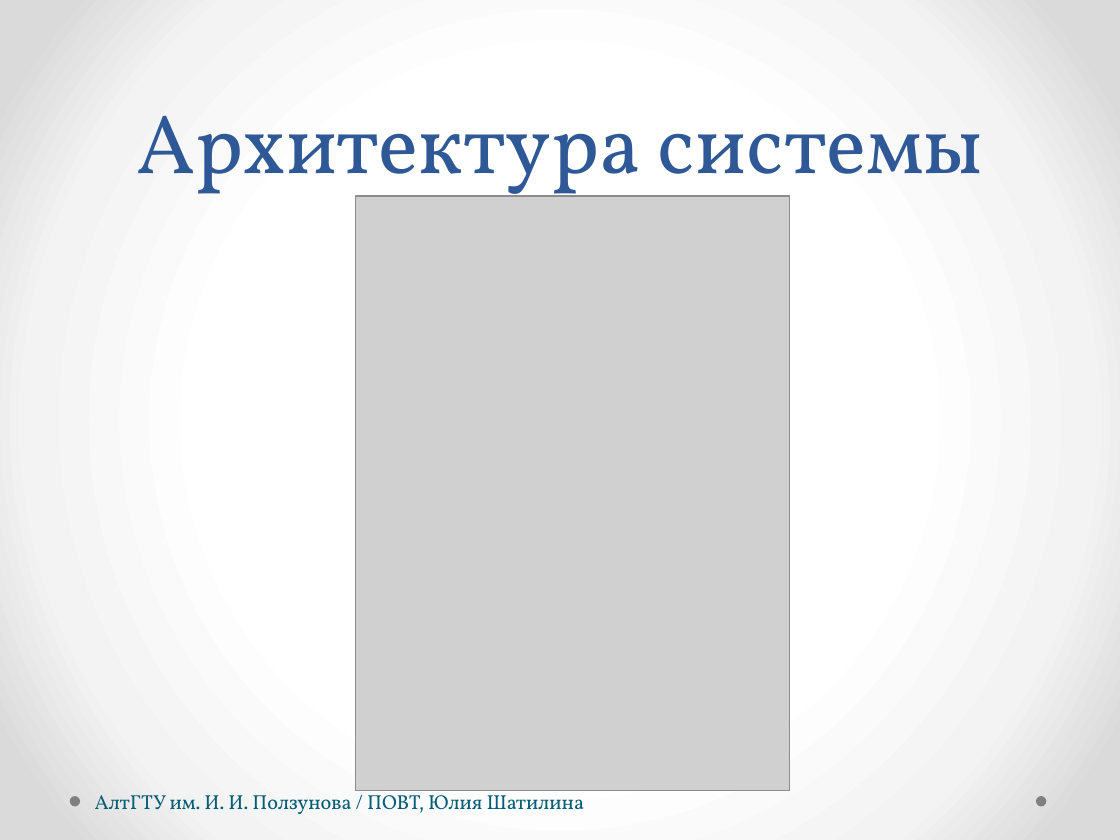
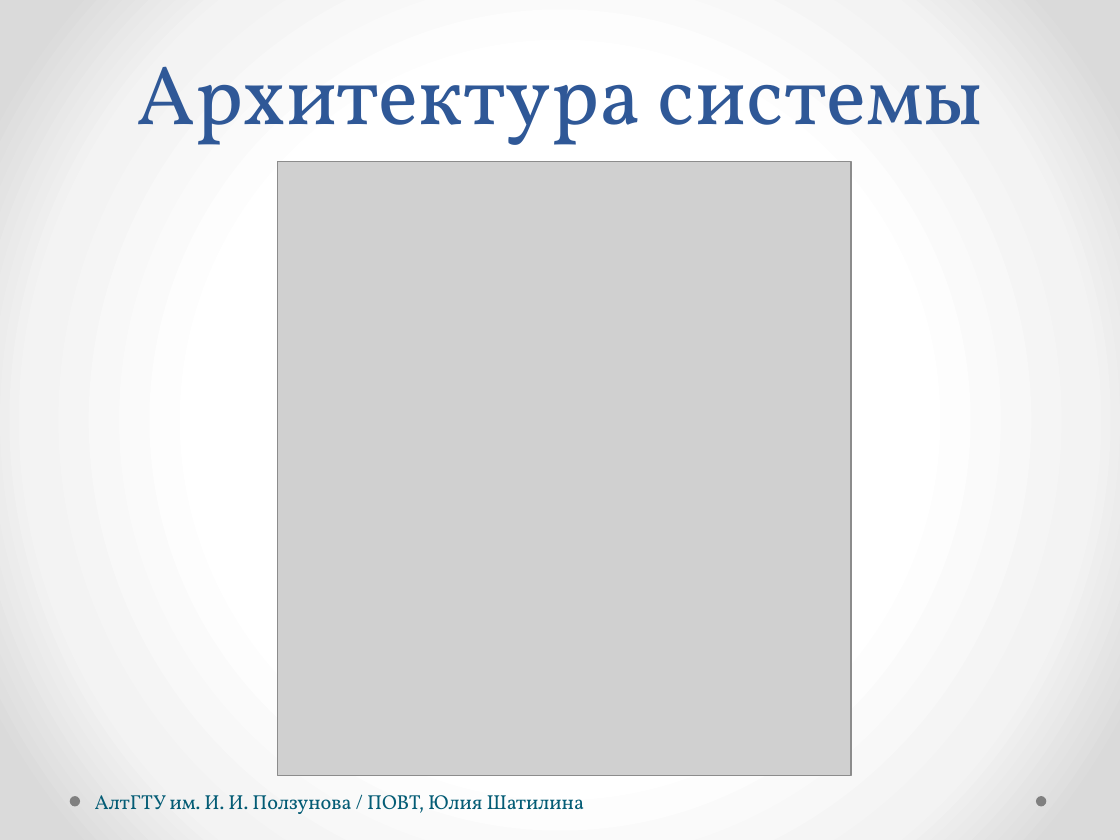
Before and after one commit to hisohito/proto-doc, a slide deck: slide 10 of shatilina.pptx. Drawn at 1120x840 pixels with LibreOffice and Linux fonts; fonts in the diff are those of the drawing; grey boxes stand for pictures. Boxes give left, top, right and bottom in pixels: in the first picture for what was removed or moved away, otherwise in the second. Text is boxed around its words. In the diff, an @@ line names an element or a change of style, - is before the commit and + after.

```diff
--- a/shatilina.pptx
+++ b/shatilina.pptx
@@ title "Архитектура системы" rewrapped from bbox=[137, 115, 983, 211] to bbox=[137, 66, 983, 145] @@
@@ picture: place and size @@
-picture at bbox=[355, 196, 788, 791]
+picture at bbox=[278, 161, 851, 776]
```
Also in this commit, not shown: 5 other files.
